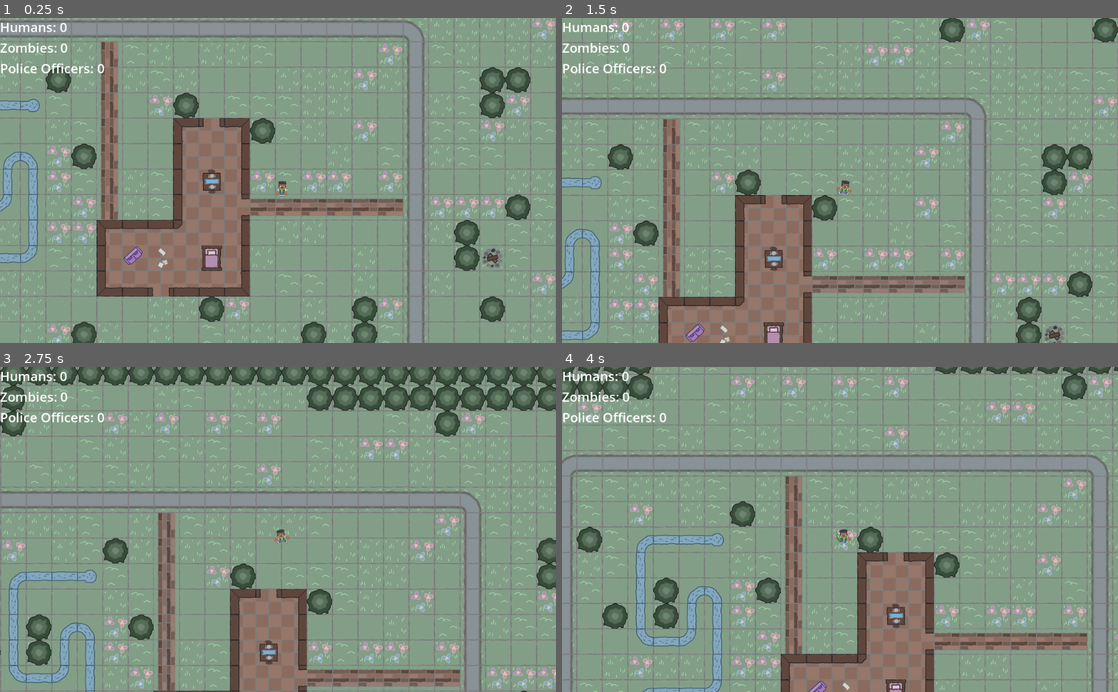
Above: before the commit, frames 1-4 (two rows, left to right).
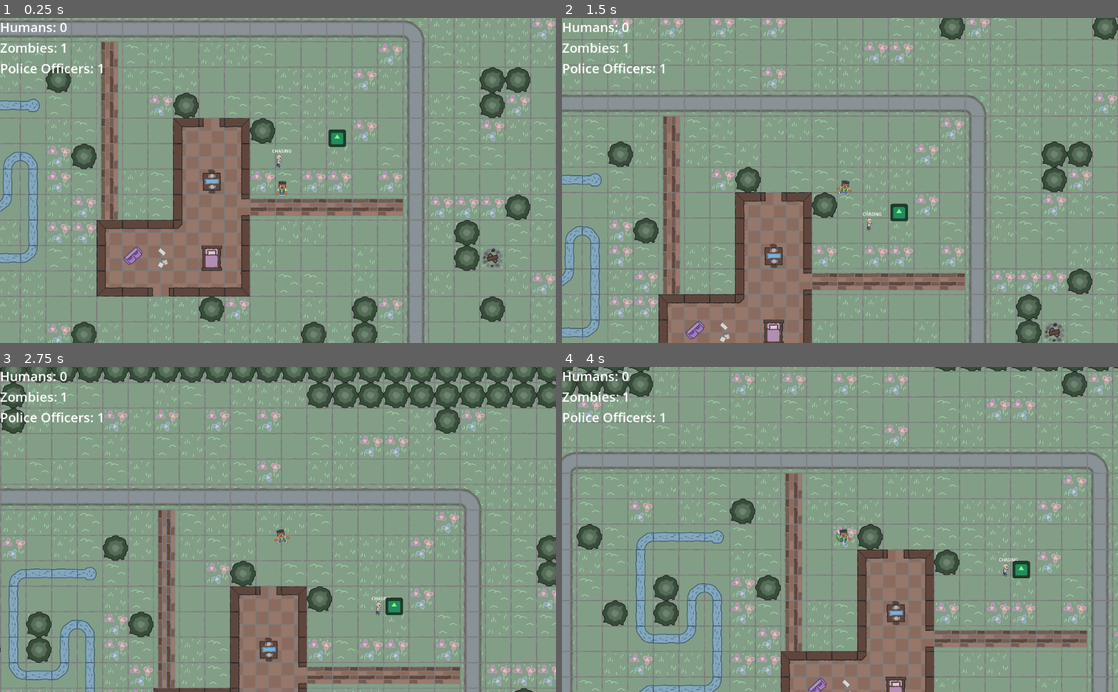
Above: after the commit, the same moments.

Repository: padraik/JamSepticEye
Game: Godot game, scene res://scenes/main.tscn
Same seed, same stepped clock (60 frames per second), same inputs: the game is played once before the commit and once after it. The engine's default icon, where the game draws it, is replaced by a stand-in: a white triangle on a blue panel in a dark square.
Inputs:
- Up to frame 1 (0.25 s): no input
- Up to frame 2 (1.5 s): tap Enter (ui_accept) at 0.5, 0.77 s; hold W (move_up) from 0.53 s (still down)
- Up to frame 3 (2.75 s): tap Enter (ui_accept) at 1.52 s; release W (move_up) at 2.03 s; hold A (move_left) from 2.03 s (still down)
- Up to frame 4 (4 s): tap Enter (ui_accept) at 3.02, 3.77 s; release A (move_left) at 3.53 s; hold S (move_down) from 3.53 s (still down)

The runs differ from the first frame. In frame 1, 0.3% of the frame differs, in the area x 10-63%, y 7-47%; in frame 2, 18%; in frame 3, 21%, in the area x 0-100%, y 0-100%; in frame 4, 19%.

Commit message:
Fixed LOS

Diff:
--- a/assets/complete_tileset.tres
+++ b/assets/complete_tileset.tres
@@ -37,39 +37,39 @@
 2:0/0 = 0
 2:0/0/terrain_set = 0
 2:0/0/terrain = 1
-2:0/0/physics_layer_0/polygon_0/points = PackedVector2Array(-47, -47, 47, -47, 47, 47, -47, 47)
+2:0/0/physics_layer_1/polygon_0/points = PackedVector2Array(-47, -47, 47, -47, 47, 47, -47, 47)
 3:0/0 = 0
 3:0/0/terrain_set = 0
 3:0/0/terrain = 1
-3:0/0/physics_layer_0/polygon_0/points = PackedVector2Array(-47, -47, 47, -47, 47, 47, -47, 47)
+3:0/0/physics_layer_1/polygon_0/points = PackedVector2Array(-47, -47, 47, -47, 47, 47, -47, 47)
 4:0/0 = 0
 4:0/0/terrain_set = 0
 4:0/0/terrain = 1
-4:0/0/physics_layer_0/polygon_0/points = PackedVector2Array(-47, -47, 47, -47, 47, 47, -47, 47)
+4:0/0/physics_layer_1/polygon_0/points = PackedVector2Array(-47, -47, 47, -47, 47, 47, -47, 47)
 2:1/0 = 0
 2:1/0/terrain_set = 0
 2:1/0/terrain = 1
-2:1/0/physics_layer_0/polygon_0/points = PackedVector2Array(-28.050049, -27.225006, 6.599972, -47, 47, -47, 47, -20.625, -2.2000122, 0.2749939, -15.400028, 47, -47, 47, -47, 13.474991)
+2:1/0/physics_layer_1/polygon_0/points = PackedVector2Array(-28.050049, -27.225006, 6.599972, -47, 47, -47, 47, -20.625, -2.2000122, 0.2749939, -15.400028, 47, -47, 47, -47, 13.474991)
 3:1/0 = 0
 3:1/0/terrain_set = 0
 3:1/0/terrain = 1
-3:1/0/physics_layer_0/polygon_0/points = PackedVector2Array(-47, -47, 47, -47, 47, 47, -47, 47)
+3:1/0/physics_layer_1/polygon_0/points = PackedVector2Array(-47, -47, 47, -47, 47, 47, -47, 47)
 4:1/0 = 0
 4:1/0/terrain_set = 0
 4:1/0/terrain = 1
-4:1/0/physics_layer_0/polygon_0/points = PackedVector2Array(-47, -47, 47, -47, 47, 47, -47, 47)
+4:1/0/physics_layer_1/polygon_0/points = PackedVector2Array(-47, -47, 47, -47, 47, 47, -47, 47)
 2:2/0 = 0
 2:2/0/terrain_set = 0
 2:2/0/terrain = 1
-2:2/0/physics_layer_0/polygon_0/points = PackedVector2Array(-47, -47, 47, -47, 47, 47, -47, 47)
+2:2/0/physics_layer_1/polygon_0/points = PackedVector2Array(-47, -47, 47, -47, 47, 47, -47, 47)
 3:2/0 = 0
 3:2/0/terrain_set = 0
 3:2/0/terrain = 1
-3:2/0/physics_layer_0/polygon_0/points = PackedVector2Array(-47, -47, 47, -47, 47, 47, -47, 47)
+3:2/0/physics_layer_1/polygon_0/points = PackedVector2Array(-47, -47, 47, -47, 47, 47, -47, 47)
 4:2/0 = 0
 4:2/0/terrain_set = 0
 4:2/0/terrain = 1
-4:2/0/physics_layer_0/polygon_0/points = PackedVector2Array(-47, -47, 47, -47, 47, 47, -47, 47)
+4:2/0/physics_layer_1/polygon_0/points = PackedVector2Array(-47, -47, 47, -47, 47, 47, -47, 47)
 4:6/0 = 0
 4:6/0/terrain_set = 0
 4:6/0/terrain = 0
@@ -135,58 +135,58 @@
 9:0/0 = 0
 9:0/0/terrain_set = 0
 9:0/0/terrain = 1
-9:0/0/physics_layer_0/polygon_0/points = PackedVector2Array(-47, -47, 47, -47, 47, -13.475006, -15.400024, -16.225006, -14.850033, 47, -47, 47)
+9:0/0/physics_layer_1/polygon_0/points = PackedVector2Array(-47, -47, 47, -47, 47, -13.475006, -15.400024, -16.225006, -14.850033, 47, -47, 47)
 10:0/0 = 0
 10:0/0/terrain_set = 0
 10:0/0/terrain = 1
-10:0/0/physics_layer_0/polygon_0/points = PackedVector2Array(-47, -47, 47, -47, 47, -14.575016, -47, -13.475006)
+10:0/0/physics_layer_1/polygon_0/points = PackedVector2Array(-47, -47, 47, -47, 47, -14.575016, -47, -13.475006)
 11:0/0 = 0
 11:0/0/terrain_set = 0
 11:0/0/terrain = 1
-11:0/0/physics_layer_0/polygon_0/points = PackedVector2Array(-47, -47, 47, -47, 47, -16.225008, -47, -13.475006)
+11:0/0/physics_layer_1/polygon_0/points = PackedVector2Array(-47, -47, 47, -47, 47, -16.225008, -47, -13.475006)
 11:1/0 = 0
 11:1/0/terrain_set = 0
 11:1/0/terrain = 1
 10:1/0 = 0
 10:1/0/terrain_set = 0
 10:1/0/terrain = 1
-10:1/0/physics_layer_0/polygon_0/points = PackedVector2Array(-47, -47, 3.8499718, -47, 3.8499756, -13.475006, -47, -11.825012)
+10:1/0/physics_layer_1/polygon_0/points = PackedVector2Array(-47, -47, 3.8499718, -47, 3.8499756, -13.475006, -47, -11.825012)
 9:1/0 = 0
 9:1/0/terrain_set = 0
 9:1/0/terrain = 1
-9:1/0/physics_layer_0/polygon_0/points = PackedVector2Array(-8.800049, -39.875, 47, -47, 47, -15.125, 3.2999878, -1.375, -14.300049, 47, -47, 47, -41.25, -6.325012)
+9:1/0/physics_layer_1/polygon_0/points = PackedVector2Array(-8.800049, -39.875, 47, -47, 47, -15.125, 3.2999878, -1.375, -14.300049, 47, -47, 47, -41.25, -6.325012)
 9:2/0 = 0
 9:2/0/terrain_set = 0
 9:2/0/terrain = 1
-9:2/0/physics_layer_0/polygon_0/points = PackedVector2Array(-47, 26.674988, 29.699951, -47, 47, -47, 47, -12.375, -11, 47, -47, 47)
+9:2/0/physics_layer_1/polygon_0/points = PackedVector2Array(-47, 26.674988, 29.699951, -47, 47, -47, 47, -12.375, -11, 47, -47, 47)
 10:2/0 = 0
 10:2/0/terrain_set = 0
 10:2/0/terrain = 1
-10:2/0/physics_layer_0/polygon_0/points = PackedVector2Array(-47, -47, 47, -47, 47, -14.025009, -47, -13.475006)
+10:2/0/physics_layer_1/polygon_0/points = PackedVector2Array(-47, -47, 47, -47, 47, -14.025009, -47, -13.475006)
 11:2/0 = 0
 11:2/0/terrain_set = 0
 11:2/0/terrain = 1
-11:2/0/physics_layer_0/polygon_0/points = PackedVector2Array(26.399963, -47, 47, -47, 48.399963, 51.425003, 31.899963, 54.175003, 26.399963, -47)
+11:2/0/physics_layer_1/polygon_0/points = PackedVector2Array(26.399963, -47, 47, -47, 48.399963, 51.425003, 31.899963, 54.175003, 26.399963, -47)
 9:3/0 = 0
 9:3/0/terrain_set = 0
 9:3/0/terrain = 1
-9:3/0/physics_layer_0/polygon_0/points = PackedVector2Array(-39.05005, -37.675003, -28.600037, -47, 47, -47, 47, -16.225008, -12.100037, -14.025009, -11, 47, -47, 47, -47, -28.325012)
+9:3/0/physics_layer_1/polygon_0/points = PackedVector2Array(-39.05005, -37.675003, -28.600037, -47, 47, -47, 47, -16.225008, -12.100037, -14.025009, -11, 47, -47, 47, -47, -28.325012)
 9:4/0 = 0
 9:4/0/terrain_set = 0
 9:4/0/terrain = 1
-9:4/0/physics_layer_0/polygon_0/points = PackedVector2Array(-47, -47, -13.200012, -47, -19.25, -22.27501, -47, -15.124996)
+9:4/0/physics_layer_1/polygon_0/points = PackedVector2Array(-47, -47, -13.200012, -47, -19.25, -22.27501, -47, -15.124996)
 9:5/0 = 0
 9:5/0/terrain_set = 0
 9:5/0/terrain = 1
-9:5/0/physics_layer_0/polygon_0/points = PackedVector2Array(-47, -47, -14.300049, -47, -21.450012, -23.925003, -47, -10.725006)
+9:5/0/physics_layer_1/polygon_0/points = PackedVector2Array(-47, -47, -14.300049, -47, -21.450012, -23.925003, -47, -10.725006)
 9:6/0 = 0
 9:6/0/terrain_set = 0
 9:6/0/terrain = 1
-9:6/0/physics_layer_0/polygon_0/points = PackedVector2Array(-47, -47, 47, -47, 47, -31.075012, 27.731375, -15.070778, -47, -16.77501)
+9:6/0/physics_layer_1/polygon_0/points = PackedVector2Array(-47, -47, 47, -47, 47, -31.075012, 27.731375, -15.070778, -47, -16.77501)
 9:7/0 = 0
 9:7/0/terrain_set = 0
 9:7/0/terrain = 1
-9:7/0/physics_layer_0/polygon_0/points = PackedVector2Array(-47, -47, 47, -47, 47, -31.075012, 28.602495, -15.34029, -47, -16.225002)
+9:7/0/physics_layer_1/polygon_0/points = PackedVector2Array(-47, -47, 47, -47, 47, -31.075012, 28.602495, -15.34029, -47, -16.225002)
 0:6/0 = 0
 0:6/0/terrain_set = 0
 0:6/0/terrain = 3
@@ -225,6 +225,7 @@
 [resource]
 tile_size = Vector2i(94, 94)
 physics_layer_0/collision_layer = 1
+physics_layer_1/collision_layer = 4
 terrain_set_0/mode = 0
 terrain_set_0/terrain_0/name = "Grass"
 terrain_set_0/terrain_0/color = Color(0.25, 0.75, 0.25, 1)
--- a/scenes/main.tscn
+++ b/scenes/main.tscn
@@ -1,9 +1,11 @@
-[gd_scene load_steps=5 format=4 uid="uid://cgrg8a0vj8vfg"]
+[gd_scene load_steps=7 format=4 uid="uid://cgrg8a0vj8vfg"]
 
 [ext_resource type="Script" uid="uid://vtavtyu6dmbn" path="res://scripts/main.gd" id="1_jg0ve"]
 [ext_resource type="PackedScene" uid="uid://b5w5d0f6v7q0h" path="res://scenes/player.tscn" id="2_abcde"]
 [ext_resource type="TileSet" uid="uid://cvqa3a3e4wh1b" path="res://assets/complete_tileset.tres" id="3_jyhfs"]
-[ext_resource type="PackedScene" path="res://scenes/ui.tscn" id="6_abcde"]
+[ext_resource type="PackedScene" uid="uid://c6g25npt406j7" path="res://scenes/zombie.tscn" id="5_tefeu"]
+[ext_resource type="PackedScene" uid="uid://lcfxothp2kgy" path="res://scenes/ui.tscn" id="6_abcde"]
+[ext_resource type="PackedScene" uid="uid://b6oqvjg3p0k2v" path="res://scenes/police_officer.tscn" id="6_o6xl0"]
 
 [node name="Main" type="Node2D"]
 script = ExtResource("1_jg0ve")
@@ -30,3 +32,9 @@
 [node name="GameUI" type="CanvasLayer" parent="."]
 
 [node name="HUD" parent="GameUI" instance=ExtResource("6_abcde")]
+
+[node name="Zombie" parent="." instance=ExtResource("5_tefeu")]
+position = Vector2(839, 261)
+
+[node name="PoliceOfficer" parent="." instance=ExtResource("6_o6xl0")]
+position = Vector2(1073, 168)
